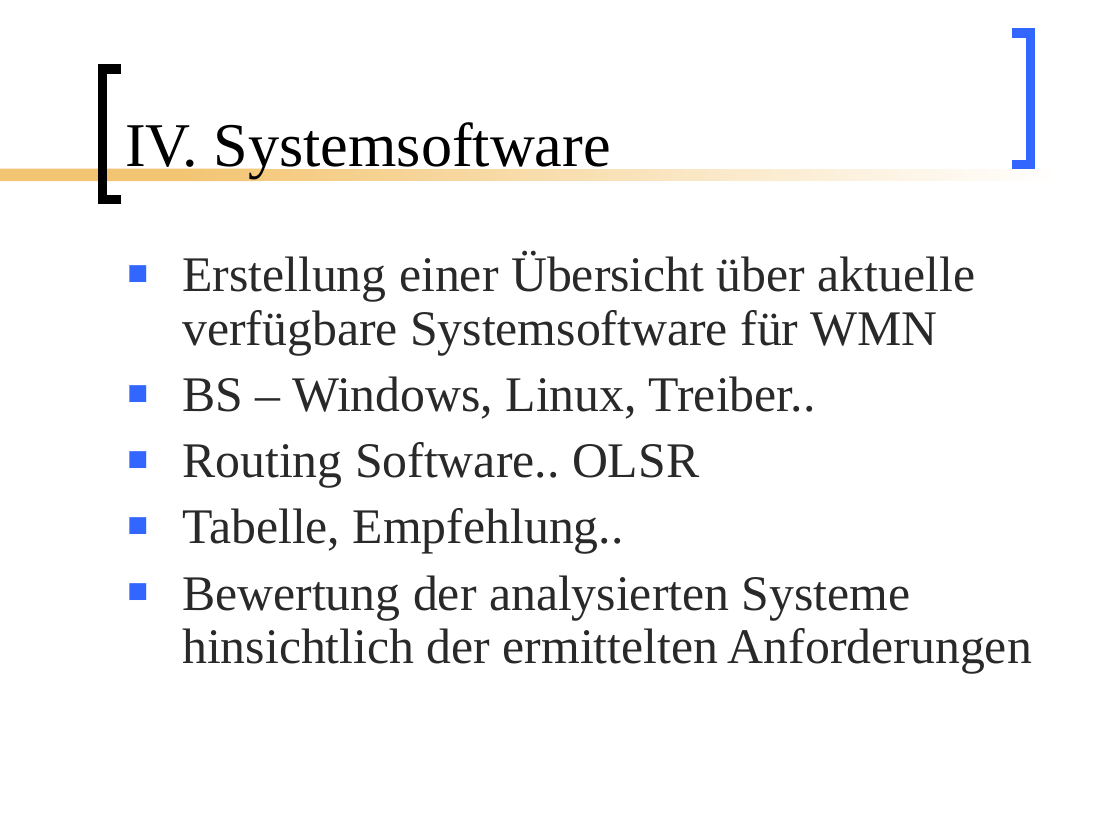
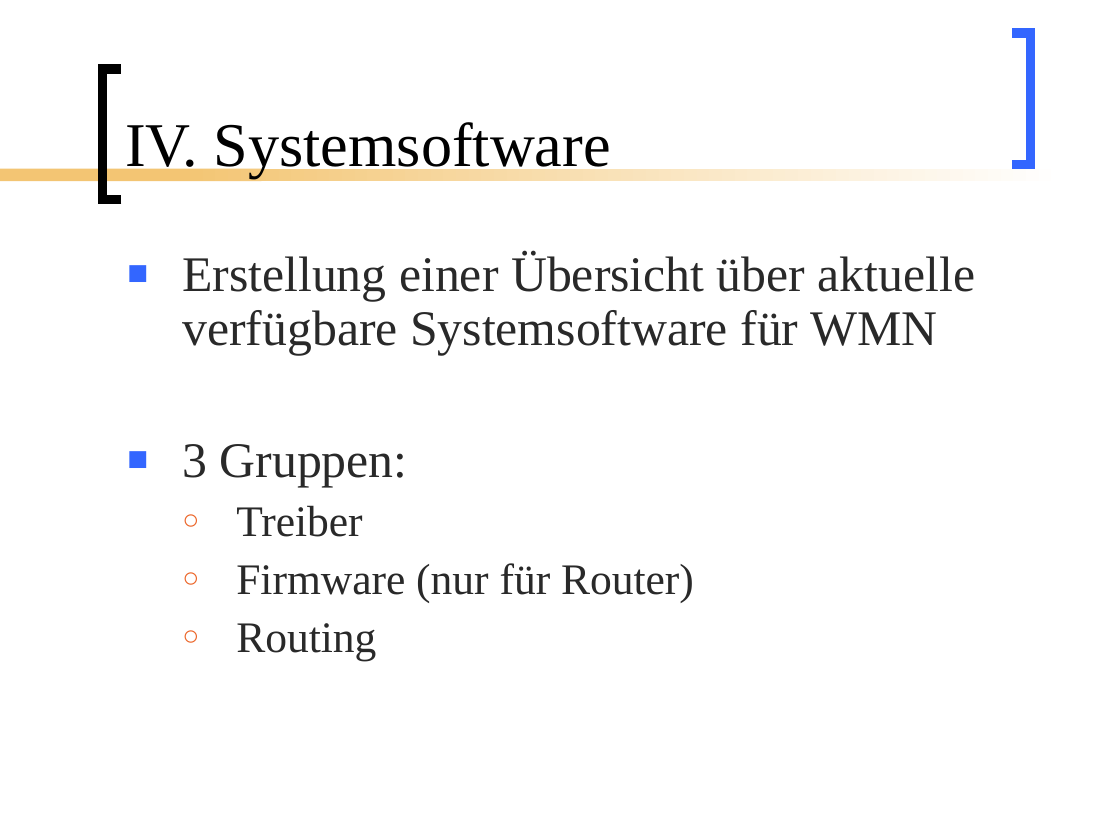
Before and after one commit to BackupTheBerlios/mesh2nexus-svn, a slide deck: slide 13 of documents/folien/MeshNew2.ppt. Drawn at 1120x840 pixels with LibreOffice and Linux fonts; fonts in the diff are those of the drawing. Boxes give left, top, right and bottom in pixels: in the first picture for what was removed or moved away, otherwise in the second. Text is boxed around its words. In the diff, an @@ line names an element or a change of style, - is before the commit and + after.

```diff
--- a/documents/folien/MeshNew2.ppt
+++ b/documents/folien/MeshNew2.ppt
@@ text at bbox=[182, 444, 694, 661]: text changed; size 32 to 28 pt @@
-■ BS – Windows, Linux, Treiber..
-■ Routing Software.. OLSR
-■ Tabelle, Empfehlung..
-■ Bewertung der analysierten Systeme hinsichtlich der ermittelten Anforderungen
+■ 3 Gruppen:
+  ○ Treiber
+  ○ Firmware (nur für Router)
+  ○ Routing
```
Also in this commit, not shown: 3 other slides changed, 3 slides added.
